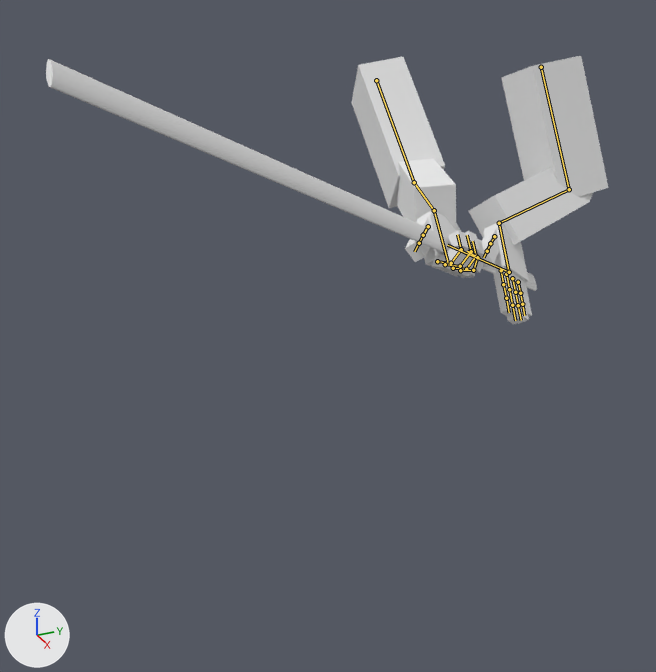
The Blender file components/character/assets/blender/fp_rig.blend: old version first, new version second.
Rendered twice from a 50 mm lens placed at (2.021, -1.042, 0.172), pointed at (0.561, -0.385, -0.558). Every picture has the same lights, and +X, +Y and +Z are marked at lower left. The first picture is the older version. Both versions are drawn at frame 8 of the action 'Attack_1'; the numbers are the values there. The bones that change, and the others that lie on the model, are drawn over the model as lines.

Names of what the first picture shows: 'MockSword', 'arms'.
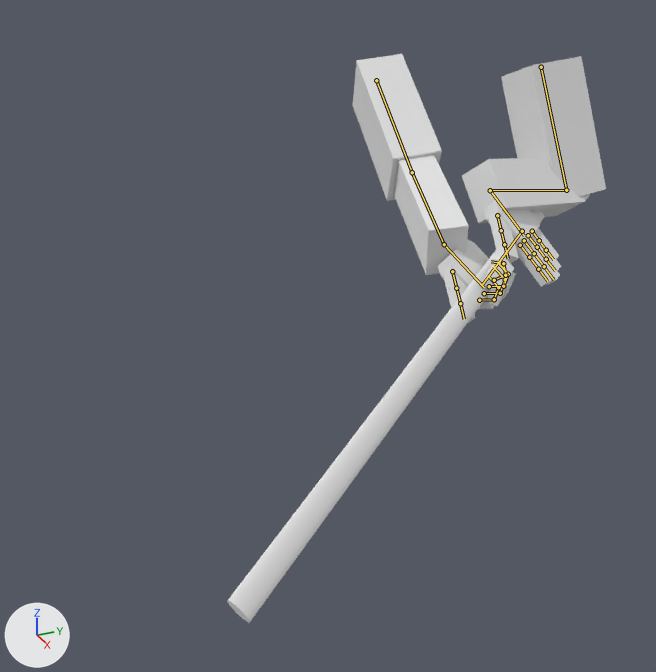
What differs and where, as boxes (x1, y1, x2, y2) in the pictures (656 x 672 px):
'arms', posed: before (352, 56, 609, 324); after (353, 54, 606, 323)
'MockSword', posed (35% narrower, 77% taller): before (46, 59, 537, 291); after (227, 211, 544, 623)
bone 'Hand.Ctrl.L', root to tip: before (499, 223) to (509, 272); after (490, 190) to (524, 235)

The edits, one by one:
Bone 'Hand.Ctrl.L' (bone_hand_ctrl_l) moves from (0.422, -0.335, -0.071) to (0.357, -0.362, -0.059).
Bone 'Hand.Ctrl.L' (bone_hand_ctrl_l) turns from (15, -35, -52) to (-30, -23, -44) degrees about its own x, y and z.
Bone 'Hand.Ctrl.R' (bone_hand_ctrl_r) moves from (-0.365, -1.261, 0.111) to (-0.43, -1.288, 0.099).
Bone 'Hand.Ctrl.R' (bone_hand_ctrl_r) turns from (9, -31, 133) to (-34, -17, 136) degrees about its own x, y and z.
